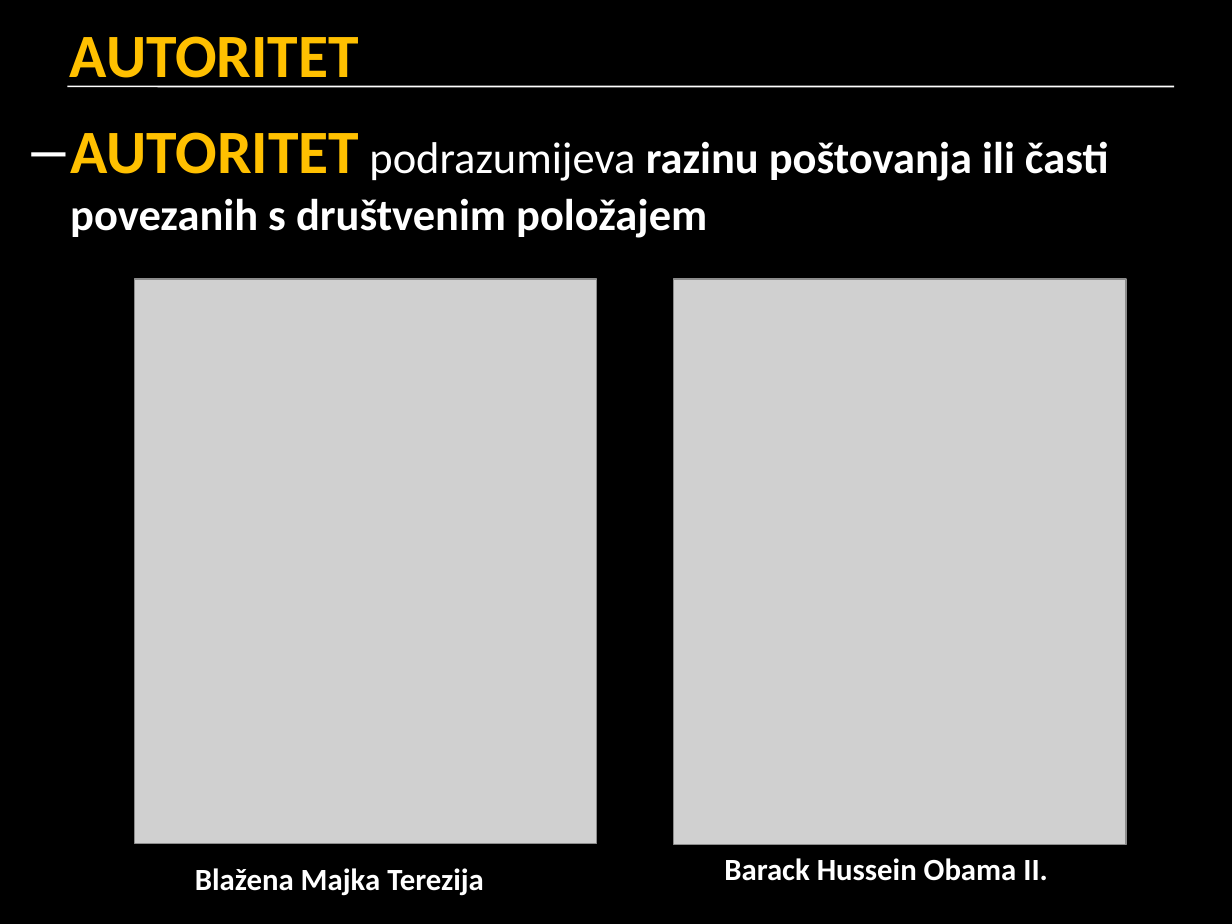
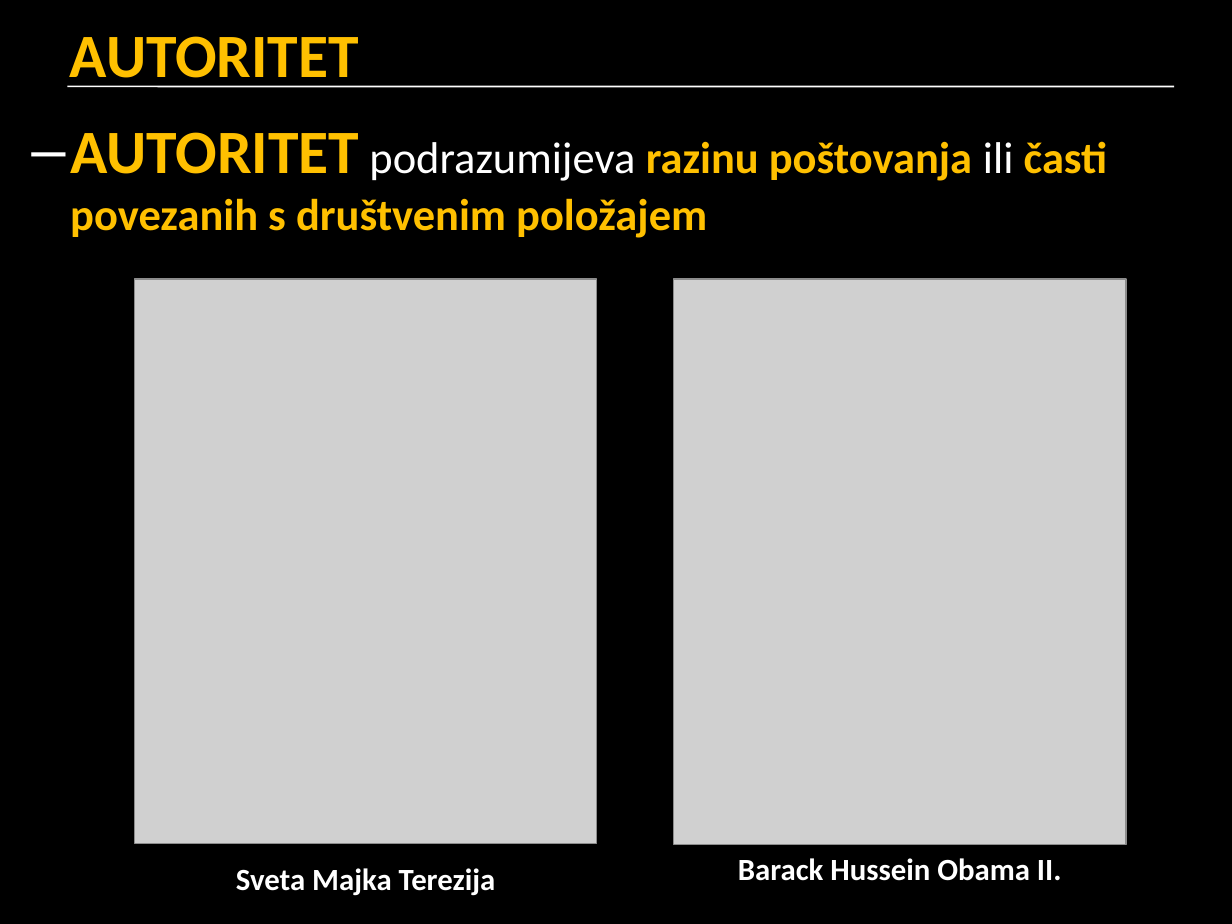
Before and after one commit to cornx/print, a slide deck: slide 19 of data/prezentacije/politika/001_pojam_politike.pptx (slide 20 before the commit). Drawn at 1232x924 pixels with LibreOffice and Linux fonts; fonts in the diff are those of the drawing; grey boxes stand for pictures. Boxes give left, top, right and bottom in pixels: in the first picture for what was removed or moved away, otherwise in the second. Text is boxed around its words. In the diff, an @@ line names an element or a change of style, - is before the commit and + after.

```diff
--- a/data/prezentacije/politika/001_pojam_politike.pptx
+++ b/data/prezentacije/politika/001_pojam_politike.pptx
@@ text "AUTORITET podrazumijeva razinu poštovanja ili ..." at (70,132,1108,238): text colour #FFFFFF to #FFC000 in "razinu poštovanja časti povezanih s društvenim položajem"; bold off in "ili" @@
@@ text at (236,868,496,896): text changed @@
-Blažena Majka Terezija
+Sveta Majka Terezija
@@ text "Barack Hussein Obama II.": place and size @@
-text "Barack Hussein Obama II." at (724,858,1048,881)
+text "Barack Hussein Obama II." at (738,858,1062,881)
@@ text "Barack Hussein Obama II." at (738,858,1062,881): alignment left to centre @@
```
Also in this commit, not shown: 18 other slides changed, 5 slides added, 5 slides removed, 1 other file.
